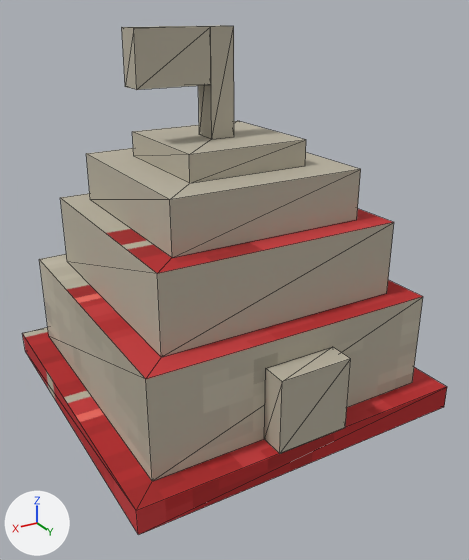
A saved change to the glTF model public/assets/models/buildings/stronghold_red.glb.
Rendered twice from a camera (50 mm lens) standing at (0.788, 1.399, 0.991) and looking at (-0.001, 0.084, 0.333). Arrows for +X, +Y and +Z are at lower left; the lights stay in place. The picture after the commit comes second. Mesh edges are drawn as thin lines. Vertices at exactly the same position are counted once.

In view in the first picture: 'body', 'flag'.
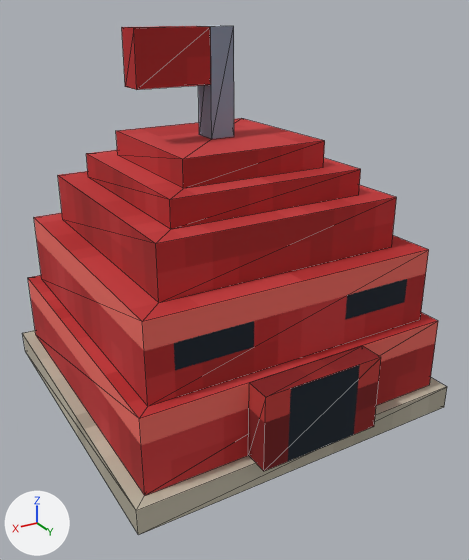
Where the change shows, as pixel boxes [x1, y1, x2, y2] in the pictures (469 x 560 px; the box of a moved part takes in the faces that stretch with it):
part 1 of me_body_rigid_batch, moved or reshaped: before [60, 193, 394, 357]; after [28, 275, 438, 496]
part 2 of me_body_rigid_batch, moved or reshaped: before [39, 254, 423, 481]; after [34, 213, 429, 406]
part 3 of me_body_rigid_batch, moved or reshaped: before [132, 121, 306, 183]; after [58, 171, 397, 302]
part 4 of me_body_rigid_batch, added (red): after [116, 118, 325, 188]
part 5 of me_body_rigid_batch, deleted: before [264, 347, 351, 454]
part 6 of me_body_rigid_batch, built on: before [86, 154, 361, 258]; after [86, 154, 381, 471]
part 7 of me_body_rigid_batch, surface changed: [23, 25, 447, 535] in both
part 8 of me_flag_rigid_batch, surface changed (grey to red): [122, 26, 211, 90] in both

What the commit changed:
me_body_rigid_batch is used by ob_body; parent ob_root; location (0.0, 0.0, 0.0).
me_body_rigid_batch had 56 vertices, 70 faces and spanned x -0.438..0.438, y -0.438..0.438, z 0.0..0.938.
me_body_rigid_batch now has 64 vertices, 82 faces and spans x -0.438..0.438, y -0.438..0.469, z 0.0..0.938.
me_body_rigid_batch part 1: the loose piece of 8 vertices spanning x -0.312..0.312, y -0.312..0.312, z 0.312..0.5 is scaled about its middle by (1.3, 1.3, 1), then moved by (0.0, 0.0, -0.25).
me_body_rigid_batch part 2: the loose piece of 8 vertices spanning x -0.375..0.375, y -0.375..0.375, z 0.062..0.312 is scaled about its middle by (1, 1, 0.75), then moved by (0.0, 0.0, 0.156).
me_body_rigid_batch part 3: the loose piece of 8 vertices spanning x -0.156..0.156, y -0.156..0.156, z 0.625..0.688 is scaled about its middle by 2, then moved by (0.0, 0.0, -0.156).
me_body_rigid_batch part 4: the loose piece of 8 vertices spanning x -0.156..0.156, y -0.156..0.156, z 0.625..0.688 is copied, and the copy is scaled about its middle by (1.2, 1.2, 1); it spans x -0.188..0.188, y -0.188..0.188, z 0.625..0.688.
me_body_rigid_batch part 5: the loose piece of 8 vertices spanning x -0.094..0.094, y 0.375..0.438, z 0.062..0.25 is deleted.
Part 6, on me_body_rigid_batch:
4 vertices in x -0.25..0.25, y -0.25..0.25, z 0.5 move by (0.0, 0.0, 0.062).
8 vertices are added at x -0.156..0.156, y 0.406..0.469, z 0.062..0.25.
10 new faces join them.
me_body_rigid_batch part 7: 32 kept faces spanning x -0.438..0.438, y -0.438..0.438, z 0.0..0.938 get new texture (UV) coordinates.
me_flag_rigid_batch has 8 vertices, 12 faces and spans x 0.0..0.188, y -0.031..0.031, z -0.062..0.062.
me_flag_rigid_batch is used by ob_flag; parent ob_body; location (0.0312, 0.0, 0.875); rotation (0.0000445, -0.00626, 0.0345), in degrees (0, -0.4, 2).
me_flag_rigid_batch part 8: texture (UV) coordinates of 12 of 12 faces, centred in x 0.0..0.188, y -0.031..0.031, z -0.062..0.062, changed; they spanned u 0.14..0.27, v 0.05..0.09 and now span u 0.2..0.33, v 0.41..0.44.
